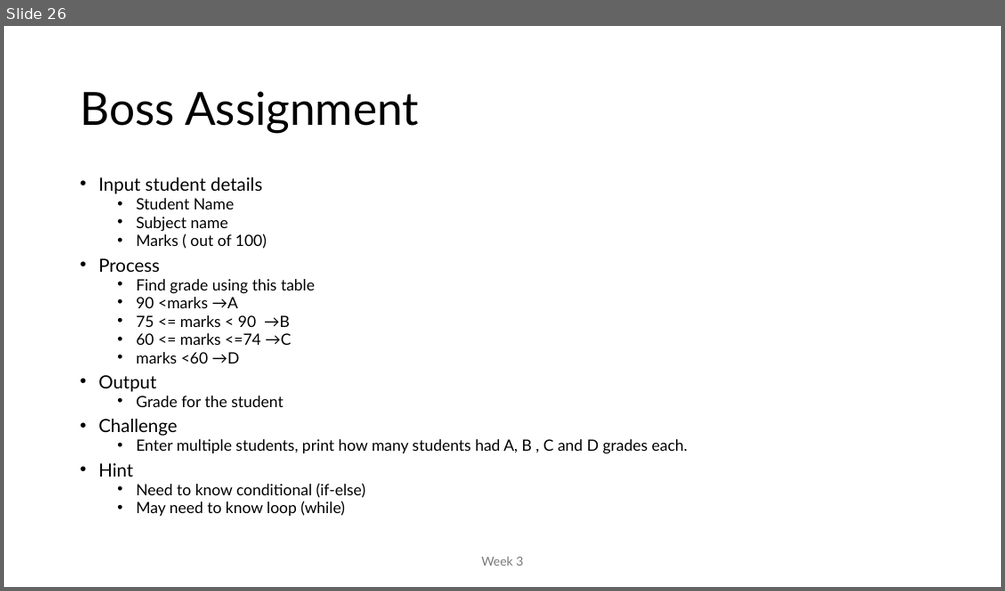
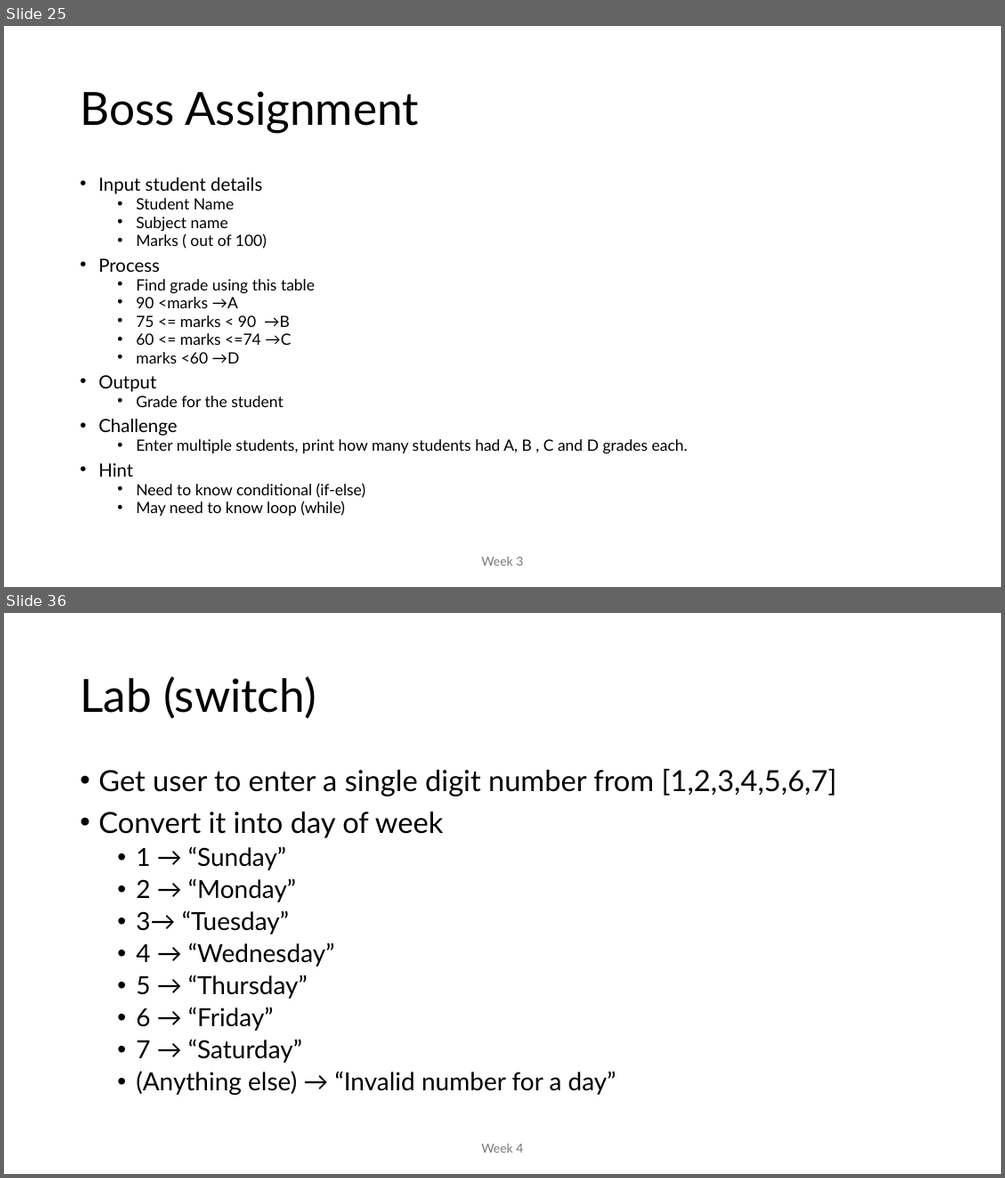
Before and after one commit to MoklaEducation/ems_fall_2025_cpp101, a slide deck: all/Intro to Programming_all.pptx. Shown one above the other, each under a label of ours: slide 26 before the commit, slides 25 and 36 after it; the slides between them are not shown. The pictures are 1005x591 and 1005x1178 pixels, drawn with LibreOffice and Linux fonts; fonts in the diff are those of the drawing. Boxes give left, top, right and bottom in pixels: in the first picture for what was removed or moved away, otherwise in the second. Text is boxed around its words. In the diff, an @@ line names an element or a change of style, - is before the commit and + after.

Commit message:
week 4

```diff
--- a/all/Intro to Programming_all.pptx
+++ b/all/Intro to Programming_all.pptx
@@ slide 36 added at [4,613,1001,1174], background #FFFFFF @@
@@ title added at [80,676,316,719], 44 pt, text #000000 @@
+Lab (switch)
@@ text added at [98,769,837,1094], 24 pt, text #000000 @@
+• Get user to enter a single digit number from [1,2,3,4,5,6,7]
+• Convert it into day of week
+  • 1 → “Sunday”
+  • 2 → “Monday”
+  • 3→ “Tuesday”
+  • 4 → “Wednesday”
+  • 5 → “Thursday”
+  • 6 → “Friday”
+  • 7 → “Saturday”
+  • (Anything else) → “Invalid number for a day”
@@ text added at [481,1143,523,1152], 12 pt, text #797979 @@
+Week 4
@@ what was slide 26 is now slide 25 @@
```
Also in this commit, not shown: 3 slides changed, 12 other slides added, 1 slide removed, 4 other files.
